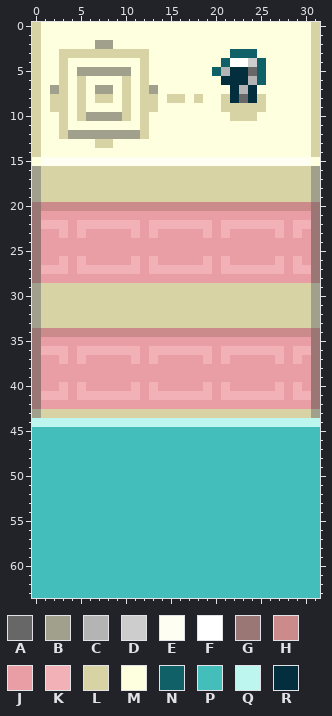
File history of a pixel-art file, Assets/Runtime/Aseprite/Pillars/PillarHookRight.aseprite. Above is the file before it was changed.
32x64 pixels, 1 frame.
Palette (. is transparent): A #676767  B #a0a08d  C #b4b4b4  D #cdcdcd  E #fefff2  F #ffffff  G #9a7675  H #cb8b8a  J #e99ea5  K #f2b0b7  L #d8d3a5  M #fdffdf  N #0f6167  P #44beba  Q #bcf6ef  R #032e3d
Pixels before, first column x 0:
 0 LMMMMMMMMMMMMMMMMMMMMMMMMMMMMMML
 1 LMMMMMMMMMMMMMMMMMMMMMMMMMMMMMML
 2 LMMMMMMBBMMMMMMMMMMMMMMMMMMMMMML
 3 LMMLLLLLLLLLLMMMMMMMMMNNNMMMMMML
 4 LMMLMMMMMMMMLMMMMMMMMNFFDNMMMMML
 5 LMMLMBBBBBBMLMMMMMMMNCRRANMMMMML
 6 LMMLMLMMMMLMLMMMMMMMMRRRCNMMMMML
 7 LMBLMLMBBMLMLBMMMMMMMMRCRMMMMMML
 8 LMLLMLMLLMLMLLMLLMLMMLRARLMMMMML
 9 LMLLMLMMMMLMLLMMMMMMMLLLLLMMMMML
10 LMMLMLBBBBLMLMMMMMMMMMLLLMMMMMML
11 LMMLMMMMMMMMLMMMMMMMMMMMMMMMMMML
12 LMMLBBBBBBBBLMMMMMMMMMMMMMMMMMML
13 LMMMMMMLLMMMMMMMMMMMMMMMMMMMMMML
14 LMMMMMMMMMMMMMMMMMMMMMMMMMMMMMML
15 MEEEEEEEEEEEEEEEEEEEEEEEEEEEEEEM
16 BLLLLLLLLLLLLLLLLLLLLLLLLLLLLLLB
17 BLLLLLLLLLLLLLLLLLLLLLLLLLLLLLLB
18 BLLLLLLLLLLLLLLLLLLLLLLLLLLLLLLB
19 BLLLLLLLLLLLLLLLLLLLLLLLLLLLLLLB
20 GHHHHHHHHHHHHHHHHHHHHHHHHHHHHHHG
21 GJJJJJJJJJJJJJJJJJJJJJJJJJJJJJJG
22 GKKKJKKKKKKKJKKKKKKKJKKKKKKKJKKG
23 GJJKJKJJJJJKJKJJJJJKJKJJJJJKJKJG
24 GJJJJJJJJJJJJJJJJJJJJJJJJJJJJJJG
25 GJJJJJJJJJJJJJJJJJJJJJJJJJJJJJJG
26 GJJKJKJJJJJKJKJJJJJKJKJJJJJKJKJG
27 GKKKJKKKKKKKJKKKKKKKJKKKKKKKJKKG
28 GJJJJJJJJJJJJJJJJJJJJJJJJJJJJJJG
29 BLLLLLLLLLLLLLLLLLLLLLLLLLLLLLLB
30 BLLLLLLLLLLLLLLLLLLLLLLLLLLLLLLB
31 BLLLLLLLLLLLLLLLLLLLLLLLLLLLLLLB
32 BLLLLLLLLLLLLLLLLLLLLLLLLLLLLLLB
33 BLLLLLLLLLLLLLLLLLLLLLLLLLLLLLLB
34 GHHHHHHHHHHHHHHHHHHHHHHHHHHHHHHG
35 GJJJJJJJJJJJJJJJJJJJJJJJJJJJJJJG
36 GKKKJKKKKKKKJKKKKKKKJKKKKKKKJKKG
37 GJJKJKJJJJJKJKJJJJJKJKJJJJJKJKJG
38 GJJJJJJJJJJJJJJJJJJJJJJJJJJJJJJG
39 GJJJJJJJJJJJJJJJJJJJJJJJJJJJJJJG
40 GJJKJKJJJJJKJKJJJJJKJKJJJJJKJKJG
41 GKKKJKKKKKKKJKKKKKKKJKKKKKKKJKKG
42 GJJJJJJJJJJJJJJJJJJJJJJJJJJJJJJG
43 BLLLLLLLLLLLLLLLLLLLLLLLLLLLLLLB
44 QQQQQQQQQQQQQQQQQQQQQQQQQQQQQQQQ
45 PPPPPPPPPPPPPPPPPPPPPPPPPPPPPPPP
46 PPPPPPPPPPPPPPPPPPPPPPPPPPPPPPPP
47 PPPPPPPPPPPPPPPPPPPPPPPPPPPPPPPP
48 PPPPPPPPPPPPPPPPPPPPPPPPPPPPPPPP
49 PPPPPPPPPPPPPPPPPPPPPPPPPPPPPPPP
50 PPPPPPPPPPPPPPPPPPPPPPPPPPPPPPPP
51 PPPPPPPPPPPPPPPPPPPPPPPPPPPPPPPP
52 PPPPPPPPPPPPPPPPPPPPPPPPPPPPPPPP
53 PPPPPPPPPPPPPPPPPPPPPPPPPPPPPPPP
54 PPPPPPPPPPPPPPPPPPPPPPPPPPPPPPPP
55 PPPPPPPPPPPPPPPPPPPPPPPPPPPPPPPP
56 PPPPPPPPPPPPPPPPPPPPPPPPPPPPPPPP
57 PPPPPPPPPPPPPPPPPPPPPPPPPPPPPPPP
58 PPPPPPPPPPPPPPPPPPPPPPPPPPPPPPPP
59 PPPPPPPPPPPPPPPPPPPPPPPPPPPPPPPP
60 PPPPPPPPPPPPPPPPPPPPPPPPPPPPPPPP
61 PPPPPPPPPPPPPPPPPPPPPPPPPPPPPPPP
62 PPPPPPPPPPPPPPPPPPPPPPPPPPPPPPPP
63 PPPPPPPPPPPPPPPPPPPPPPPPPPPPPPPP
After the commit:
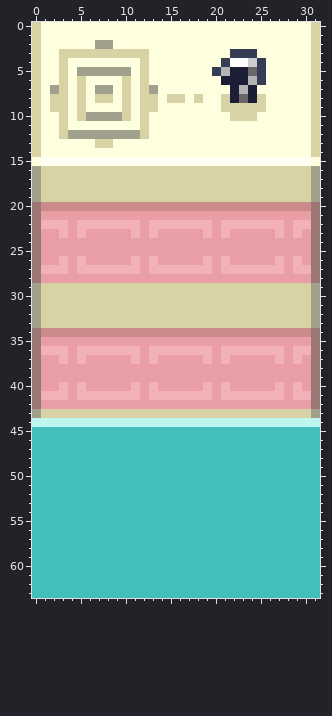
Change:
colour N: #0f6167 -> #353d54
colour R: #032e3d -> #1c1e35
Where, in picture pixels (left, top, right, bottom), the same in both pictures:
changed: (212, 49, 266, 103)
